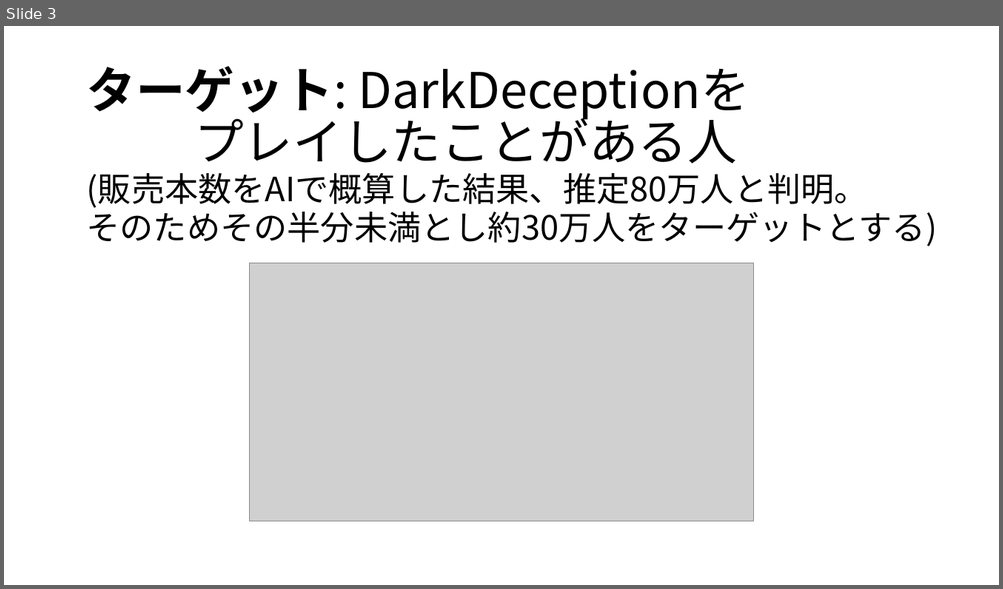
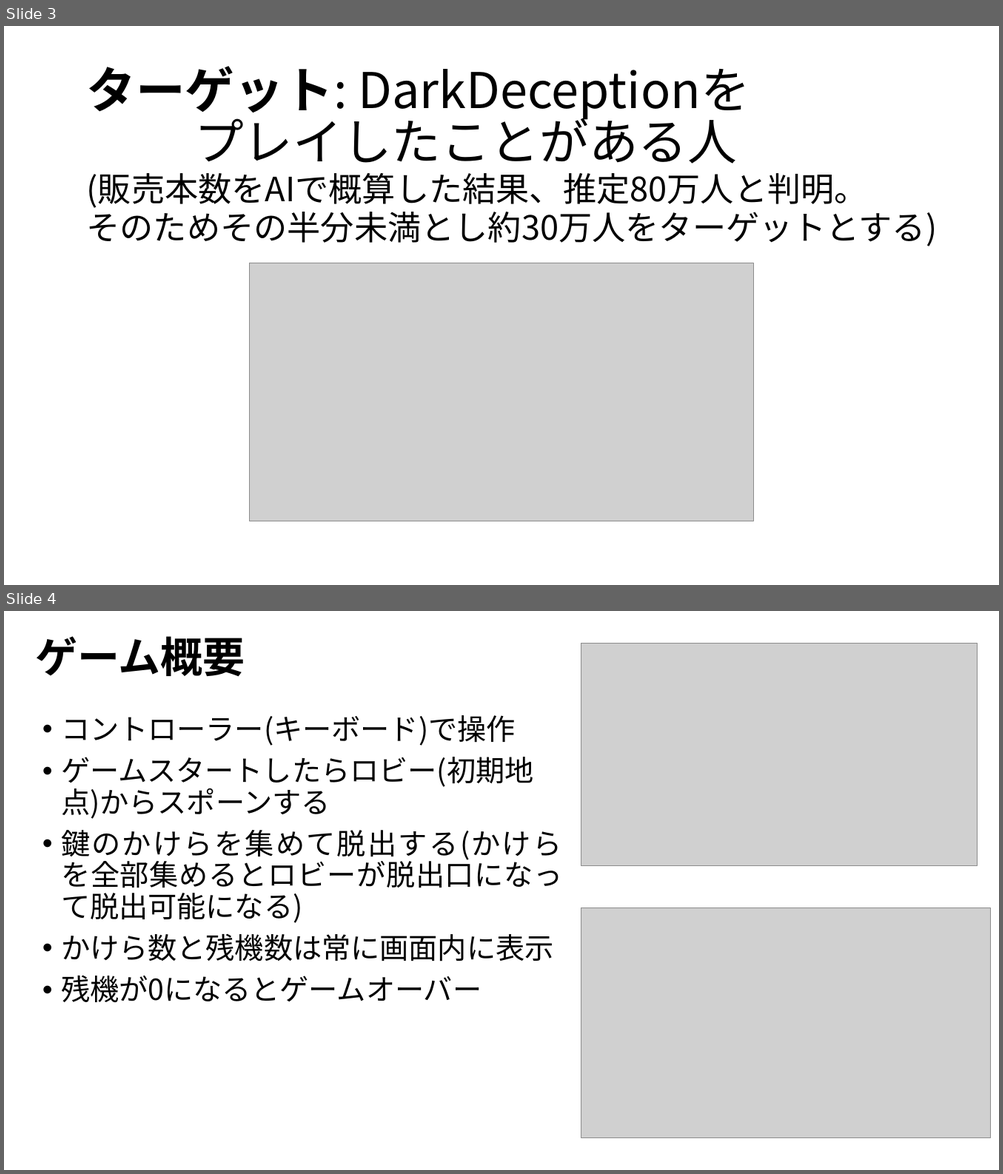
Before and after one commit to FunasakoYuga/GlassesGame, a slide deck: SewerEscape企画書.pptx. Shown one above the other, each under a label of ours: slide 3 before the commit, slides 3 and 4 after it. The pictures are 1003x589 and 1003x1174 pixels, drawn with LibreOffice and Linux fonts; fonts in the diff are those of the drawing; grey boxes stand for pictures. Boxes give left, top, right and bottom in pixels: in the first picture for what was removed or moved away, otherwise in the second. Text is boxed around its words. In the diff, an @@ line names an element or a change of style, - is before the commit and + after.

```diff
--- a/SewerEscape企画書.pptx
+++ b/SewerEscape企画書.pptx
@@ slide 4 added at (x1=4, y1=611, x2=999, y2=1170), background #FFFFFF @@
@@ text added at (x1=36, y1=636, x2=245, y2=677), 40.7 pt, text #000000, bold @@
+ゲーム概要
@@ picture added at (x1=580, y1=643, x2=977, y2=866) @@
@@ text added at (x1=61, y1=715, x2=563, y2=1002), 28 pt, text #000000 @@
+• コントローラー(キーボード)で操作
+• ゲームスタートしたらロビー(初期地点)からスポーンする
+• 鍵のかけらを集めて脱出する(かけらを全部集めるとロビーが脱出口になって脱出可能になる)
+• かけら数と残機数は常に画面内に表示
+• 残機が0になるとゲームオーバー
@@ picture added at (x1=580, y1=908, x2=990, y2=1139) @@
```
Also in this commit, not shown: 2 slides changed.
